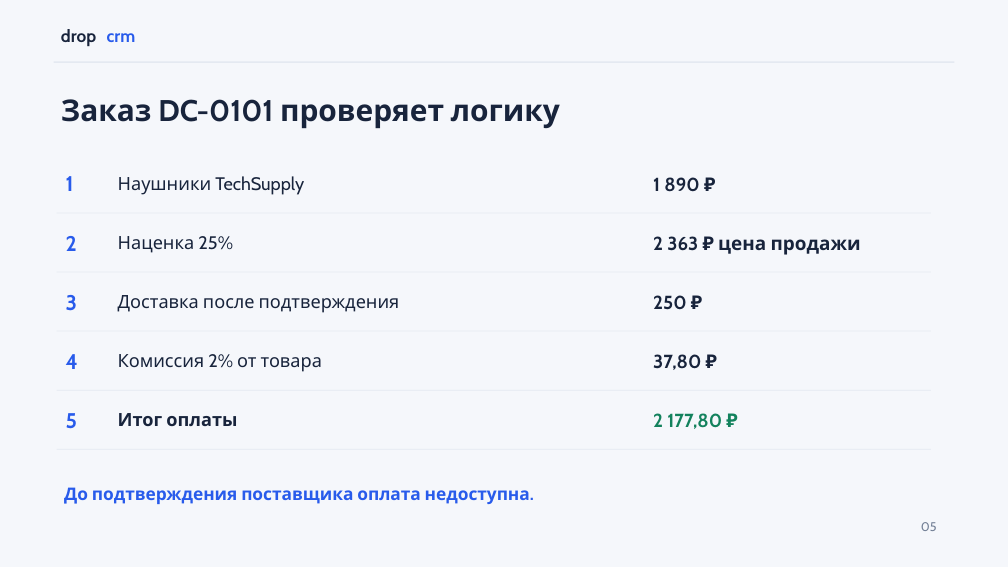
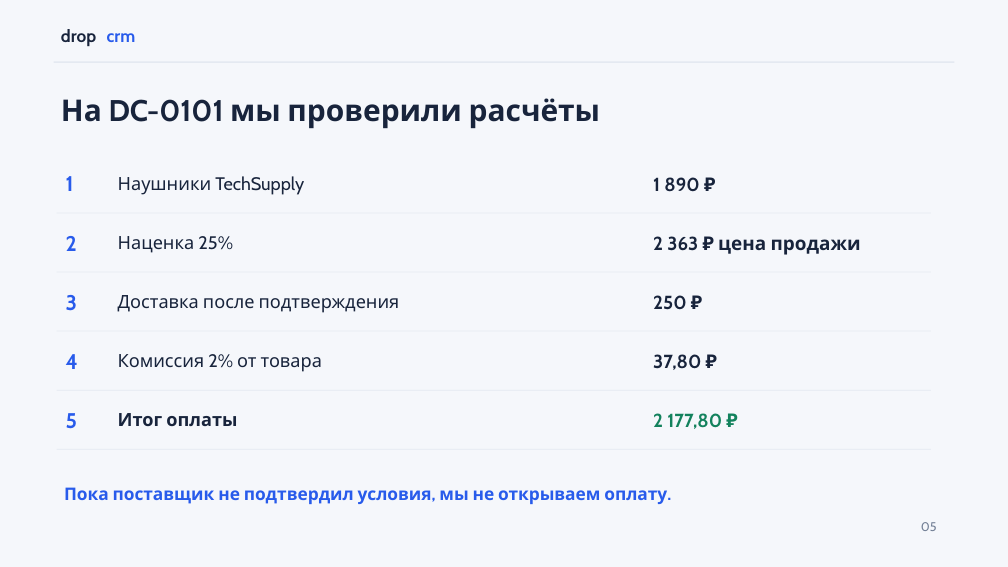
Before and after one commit to wertyqazx/DropCRM, a slide deck: slide 5 of DropCRM_Presentation_2026.pptx. Drawn at 1008x567 pixels with LibreOffice and Linux fonts; fonts in the diff are those of the drawing. Boxes give left, top, right and bottom in pixels: in the first picture for what was removed or moved away, otherwise in the second. Text is boxed around its words. In the diff, an @@ line names an element or a change of style, - is before the commit and + after.

```diff
--- a/DropCRM_Presentation_2026.pptx
+++ b/DropCRM_Presentation_2026.pptx
@@ text at <box>61,98,600,129</box>: text changed @@
-Заказ DC-0101 проверяет логику
+На DC-0101 мы проверили расчёты
@@ text at <box>64,487,667,504</box>: text changed @@
-До подтверждения поставщика оплата недоступна.
+Пока поставщик не подтвердил условия, мы не открываем оплату.
```
Also in this commit, not shown: 7 other slides changed, 5 other files.
